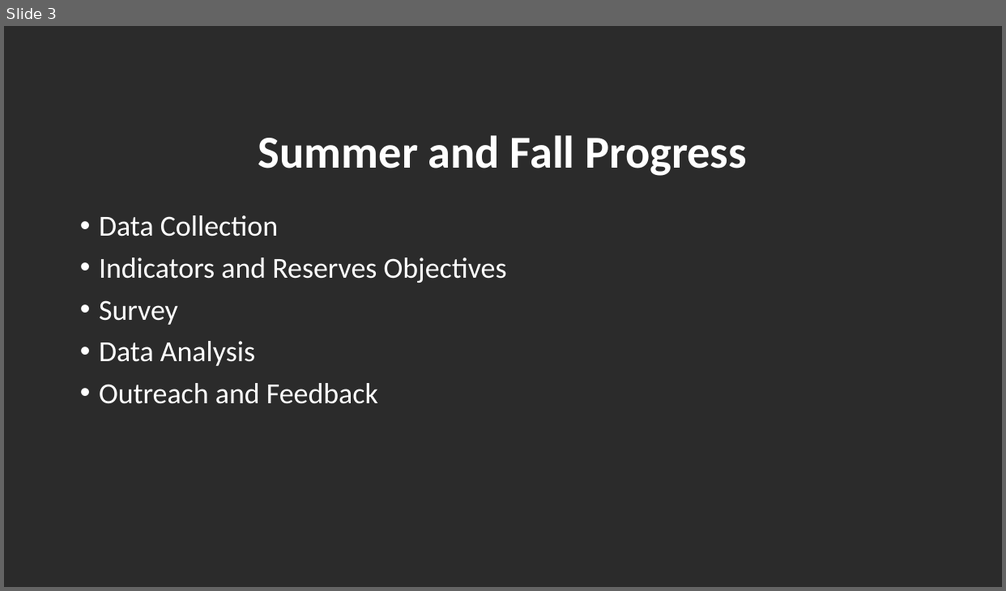
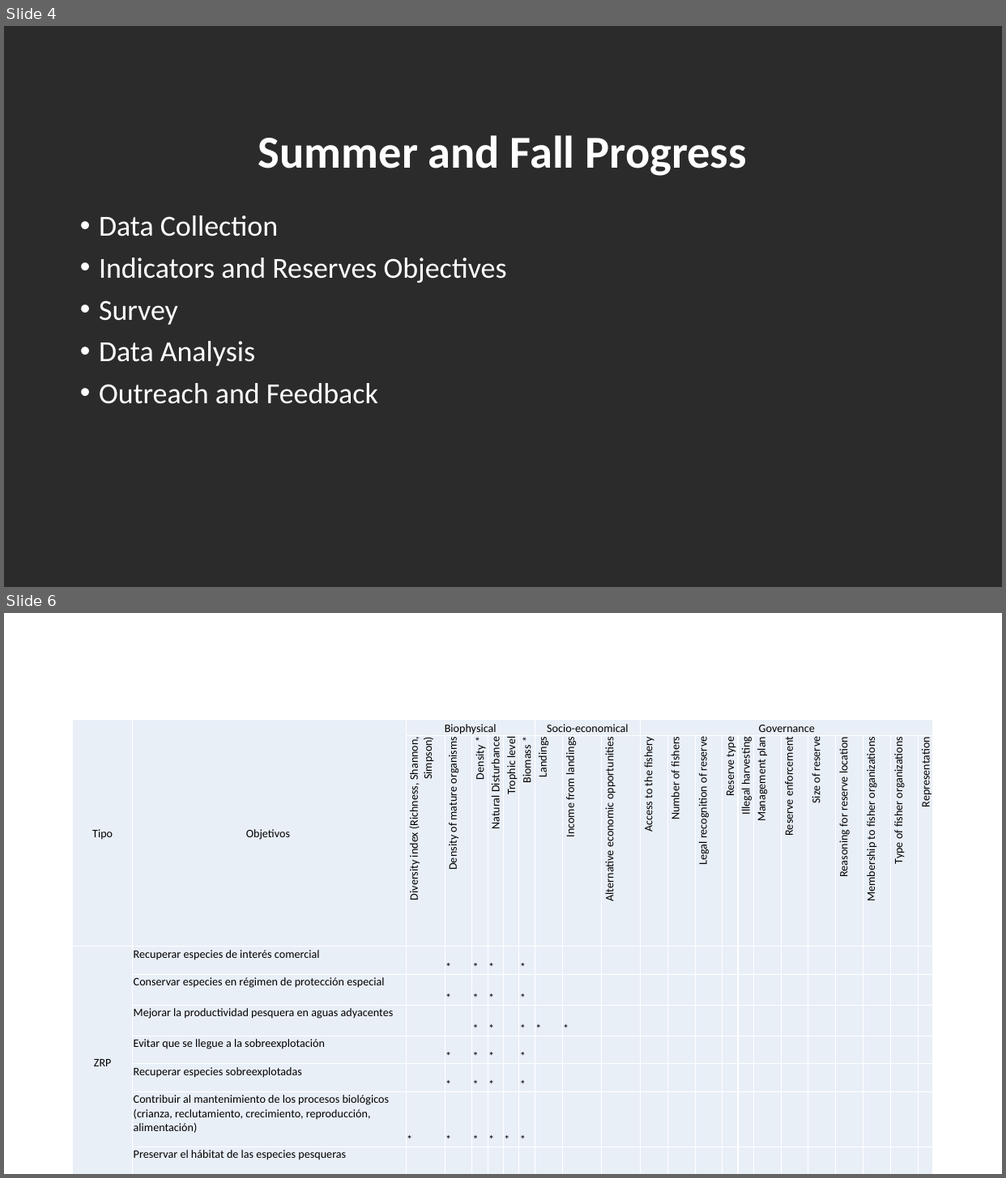
Before and after one commit to turfeffect/Docs, a slide deck: Presentations/Fall Review Meeting/A FRAMEWORK TO EVALUATE MARINE RESERVES IN MEXICO.pptx. Shown one above the other, each under a label of ours: slide 3 before the commit, slides 4 and 6 after it; the slides between them are not shown. The pictures are 1006x591 and 1006x1178 pixels, drawn with LibreOffice and Linux fonts; fonts in the diff are those of the drawing; background and template pictures are left out; a plain dark background stands for a picture behind light text. Boxes give left, top, right and bottom in pixels: in the first picture for what was removed or moved away, otherwise in the second. Text is boxed around its words. In the diff, an @@ line names an element or a change of style, - is before the commit and + after.

```diff
--- a/Presentations/Fall Review Meeting/A FRAMEWORK TO EVALUATE MARINE RESERVES IN MEXICO.pptx
+++ b/Presentations/Fall Review Meeting/A FRAMEWORK TO EVALUATE MARINE RESERVES IN MEXICO.pptx
@@ slide 6 added at (4, 613, 1002, 1174), background picture (left out) @@
@@ table added at (73, 720, 933, 1164), 9 rows, 23 columns @@
+Tipo | Objetivos | Biophysical |  |  |  |  |  | Socio-economical |  |  | Governance |  |  |  |  |  |  |  |  |  |  | 
+ |  | Diversity index (Richness, Shannon, Simpson) | Density of mature organisms | Density * | Natural Disturbance | Trophic level | Biomass * | Landings | Income from landings | Alternative economic opportunities | Access to the fishery | Number of fishers | Legal recognition of reserve | Reserve type | Illegal harvesting | Management plan | Reserve enforcement | Size of reserve | Reasoning for reserve location | Membership to fisher organizations | Type of fisher organizations | Representation
+ZRP | Recuperar especies de interés comercial |  | * | * | * |  | * |  |  |  |  |  |  |  |  |  |  |  |  |  |  | 
+ | Conservar especies en régimen de protección especial |  | * | * | * |  | * |  |  |  |  |  |  |  |  |  |  |  |  |  |  | 
+ | Mejorar la productividad pesquera en aguas adyacentes |  |  | * | * |  | * | * | * |  |  |  |  |  |  |  |  |  |  |  |  | 
+ | Evitar que se llegue a la sobreexplotación |  | * | * | * |  | * |  |  |  |  |  |  |  |  |  |  |  |  |  |  | 
+ | Recuperar especies sobreexplotadas |  | * | * | * |  | * |  |  |  |  |  |  |  |  |  |  |  |  |  |  | 
+ | Contribuir al mantenimiento de los procesos biológicos (crianza, reclutamiento, crecimiento, reproducción, alimentación) | * | * | * | * | * | * |  |  |  |  |  |  |  |  |  |  |  |  |  |  | 
+ | Preservar el hábitat de las especies pesqueras |  |  |  |  |  |  |  |  |  |  |  |  |  |  |  |  |  |  |  |  | 
@@ what was slide 3 is now slide 4 @@
```
Also in this commit, not shown: 5 slides changed, 3 other slides added, 3 slides removed.
